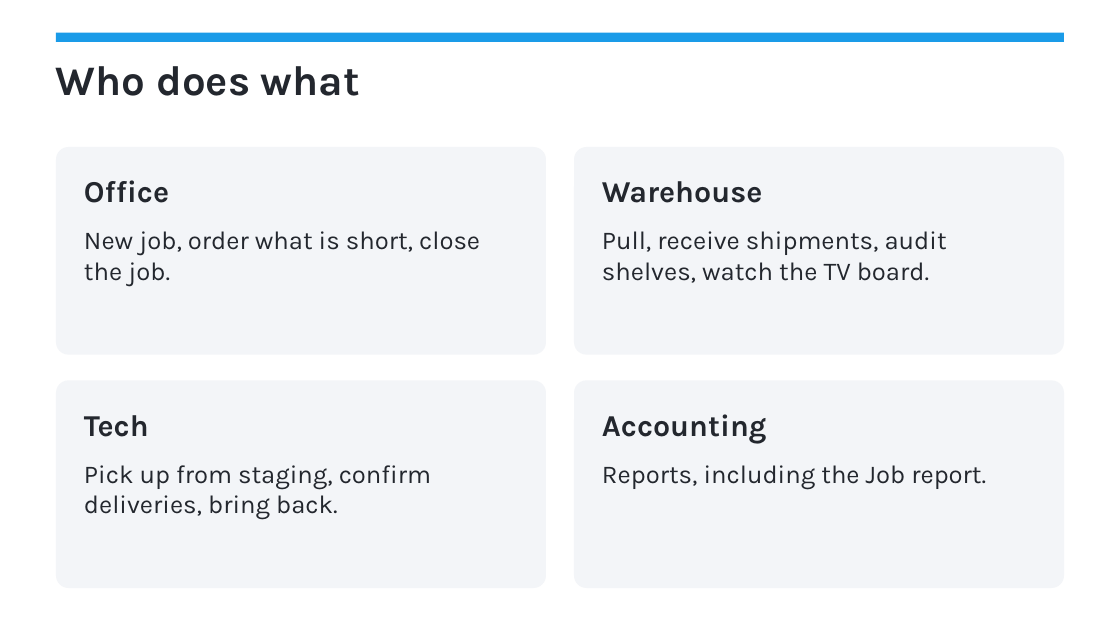
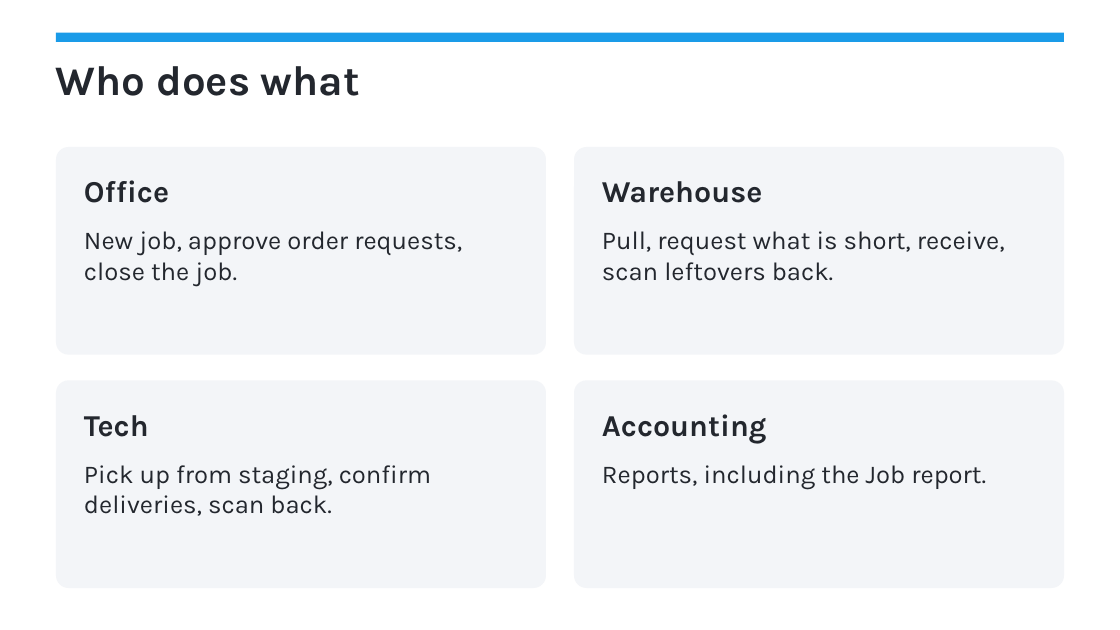
Before and after one commit to frank-umbrella/dev, a slide deck: slide 6 of loadout/training/Loadout-how-it-works.pptx. Drawn at 1120x630 pixels with LibreOffice and Linux fonts; fonts in the diff are those of the drawing. Boxes give left, top, right and bottom in pixels: in the first picture for what was removed or moved away, otherwise in the second. Text is boxed around its words. In the diff, an @@ line names an element or a change of style, - is before the commit and + after.

```diff
--- a/loadout/training/Loadout-how-it-works.pptx
+++ b/loadout/training/Loadout-how-it-works.pptx
@@ text at bbox=[84, 231, 462, 286]: text changed @@
-New job, order what is short, close the job.
+New job, approve order requests, close the job.
@@ text at bbox=[602, 231, 1005, 281]: text changed @@
-Pull, receive shipments, audit shelves, watch the TV board.
+Pull, request what is short, receive, scan leftovers back.
@@ text at bbox=[84, 465, 431, 516]: text changed @@
-Pick up from staging, confirm deliveries, bring back.
+Pick up from staging, confirm deliveries, scan back.
```
Also in this commit, not shown: 7 other slides changed, 1 slide added, 40 other files.
